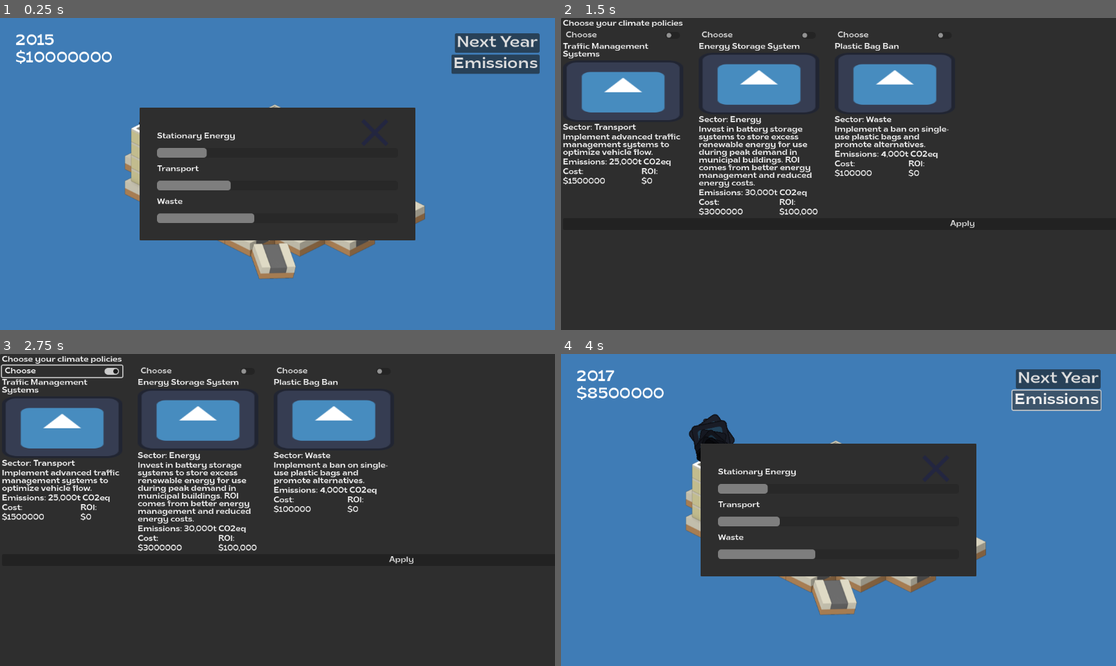
Above: before the commit, frames 1-4 (two rows, left to right).
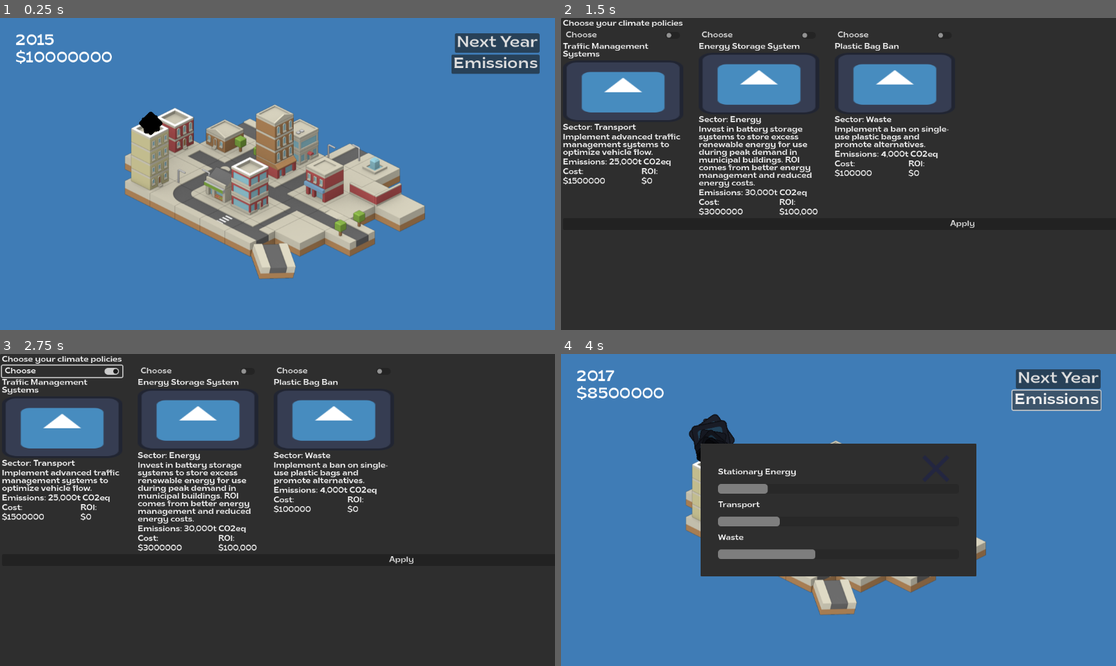
Above: after the commit, the same moments.

Repository: Open-Earth-Foundation/emissionary_game
Game: Godot game, scene res://scenes/game.tscn
Same seed, same stepped clock (60 frames per second), same inputs: the game is played once before the commit and once after it. The engine's default icon, where the game draws it, is replaced by a stand-in: a white triangle on a blue panel in a dark square.
Inputs:
- Up to frame 1 (0.25 s): no input
- Up to frame 2 (1.5 s): click "Next Year" at 0.5 s; click "Next Year" at 1.25 s
- Up to frame 3 (2.75 s): click "Choose" at 2 s
- Up to frame 4 (4 s): click "Apply" at 2.75 s; click "Emissions" at 3.5 s

The runs differ from the first frame. In frame 1, 21% of the frame differs, in the area x 25-75%, y 28-72%; in frame 2, less than 0.1%; in frame 3, less than 0.1%; in frame 4, nothing differs.

Commit message:
Implement game over

Diff:
--- a/scenes/decision_making.tscn
+++ b/scenes/decision_making.tscn
@@ -4,20 +4,13 @@
 [ext_resource type="Texture2D" uid="uid://b8cpjc64wjvyn" path="res://icon.svg" id="2_s0qny"]
 
 [node name="DecisionMaking" type="PopupPanel"]
-size = Vector2i(800, 400)
+size = Vector2i(257, 100)
 visible = true
 script = ExtResource("1_q2ajv")
 
 [node name="VBoxContainer" type="VBoxContainer" parent="."]
-anchors_preset = 15
-anchor_right = 1.0
-anchor_bottom = 1.0
-offset_left = 4.0
-offset_top = 4.0
-offset_right = -4.0
-offset_bottom = -4.0
-grow_horizontal = 2
-grow_vertical = 2
+offset_right = 249.0
+offset_bottom = 48.0
 
 [node name="DecisionMakingTitle" type="Label" parent="VBoxContainer"]
 layout_mode = 2
--- a/scenes/game.tscn
+++ b/scenes/game.tscn
@@ -113,7 +113,6 @@
 unique_name_in_owner = true
 initial_position = 2
 size = Vector2i(572, 276)
-visible = true
 
 [node name="MarginContainer2" type="MarginContainer" parent="UI/EmissionsPopup"]
 offset_left = 4.0
@@ -145,9 +144,50 @@
 size_flags_vertical = 0
 texture_normal = ExtResource("3_ghmfm")
 
+[node name="GameOverOverlay" type="ColorRect" parent="UI"]
+unique_name_in_owner = true
+visible = false
+anchors_preset = 15
+anchor_right = 1.0
+anchor_bottom = 1.0
+grow_horizontal = 2
+grow_vertical = 2
+color = Color(0.165656, 0.165656, 0.165656, 1)
+
+[node name="CenterContainer" type="CenterContainer" parent="UI/GameOverOverlay"]
+layout_mode = 1
+anchors_preset = 15
+anchor_right = 1.0
+anchor_bottom = 1.0
+grow_horizontal = 2
+grow_vertical = 2
+
+[node name="VBoxContainer" type="VBoxContainer" parent="UI/GameOverOverlay/CenterContainer"]
+layout_mode = 2
+theme_override_constants/separation = 32
+
+[node name="Label" type="Label" parent="UI/GameOverOverlay/CenterContainer/VBoxContainer"]
+layout_mode = 2
+theme_override_colors/font_color = Color(0.968627, 0, 0.294118, 1)
+theme_override_font_sizes/font_size = 80
+text = "GAME OVER"
+
+[node name="RichTextLabel" type="RichTextLabel" parent="UI/GameOverOverlay/CenterContainer/VBoxContainer"]
+layout_mode = 2
+theme_override_font_sizes/normal_font_size = 40
+bbcode_enabled = true
+text = "[center]You failed to meet your climate emissions pledge."
+fit_content = true
+
+[node name="RestartButton" type="Button" parent="UI/GameOverOverlay/CenterContainer/VBoxContainer"]
+layout_mode = 2
+theme_override_font_sizes/font_size = 64
+text = "Restart"
+
 [node name="intro" parent="." instance=ExtResource("4_o48nh")]
 visible = false
 
 [connection signal="pressed" from="UI/MarginContainer/VBoxContainer/NextYearButton" to="." method="_on_next_year_button_pressed"]
 [connection signal="pressed" from="UI/MarginContainer/VBoxContainer/EmissionsButton" to="." method="_on_emissions_button_pressed"]
 [connection signal="pressed" from="UI/EmissionsPopup/MarginContainer/CloseButton" to="." method="_on_close_button_pressed"]
+[connection signal="pressed" from="UI/GameOverOverlay/CenterContainer/VBoxContainer/RestartButton" to="." method="_on_restart_button_pressed"]
--- a/scripts/decision_making.gd
+++ b/scripts/decision_making.gd
@@ -27,7 +27,6 @@
 
 		if cost > CityState.budget:
 			newCard.get_node('CheckButton').disabled = true
-	show()
 
 func _on_apply_button_pressed():
 	for policy_card in policyList.get_children():
--- a/scripts/game.gd
+++ b/scripts/game.gd
@@ -1,6 +1,7 @@
 extends Node2D
 
 var current_year = 2015
+const FINAL_YEAR = 2031
 
 @onready var button: Button = %NextYearButton
 @onready var year_label: Label = %YearLabel
@@ -17,9 +18,16 @@
 	current_year += 1
 	year_label.text = str(current_year)
 	decision_making.newPolicies(current_year)
+	decision_making.popup()
+
+	if current_year >= FINAL_YEAR:
+		%GameOverOverlay.show()
 
 func _on_emissions_button_pressed() -> void:
 	%EmissionsPopup.popup()
 
 func _on_close_button_pressed() -> void:
 	%EmissionsPopup.hide()
+
+func _on_restart_button_pressed() -> void:
+	get_tree().change_scene_to_file("res://scenes/game.tscn")
